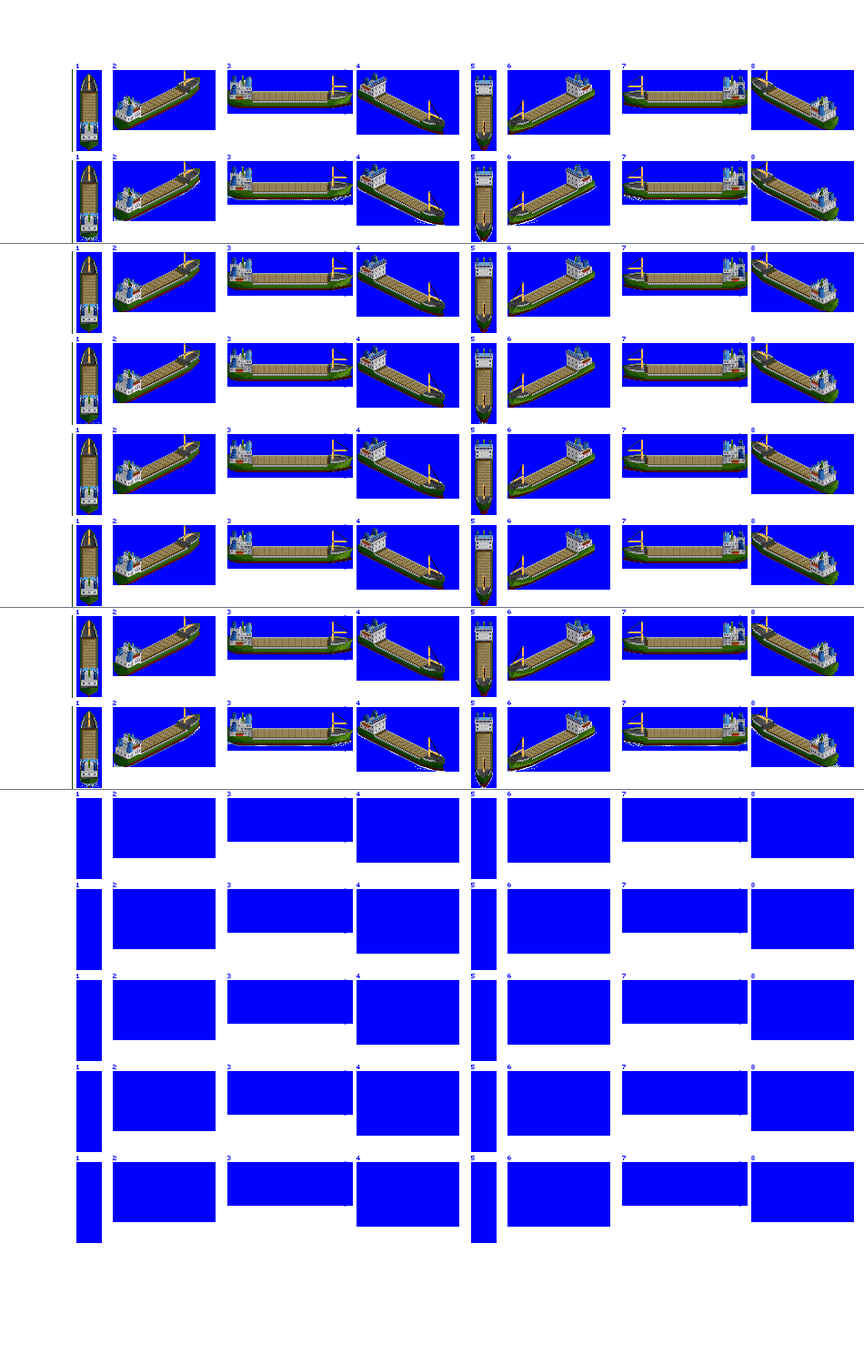
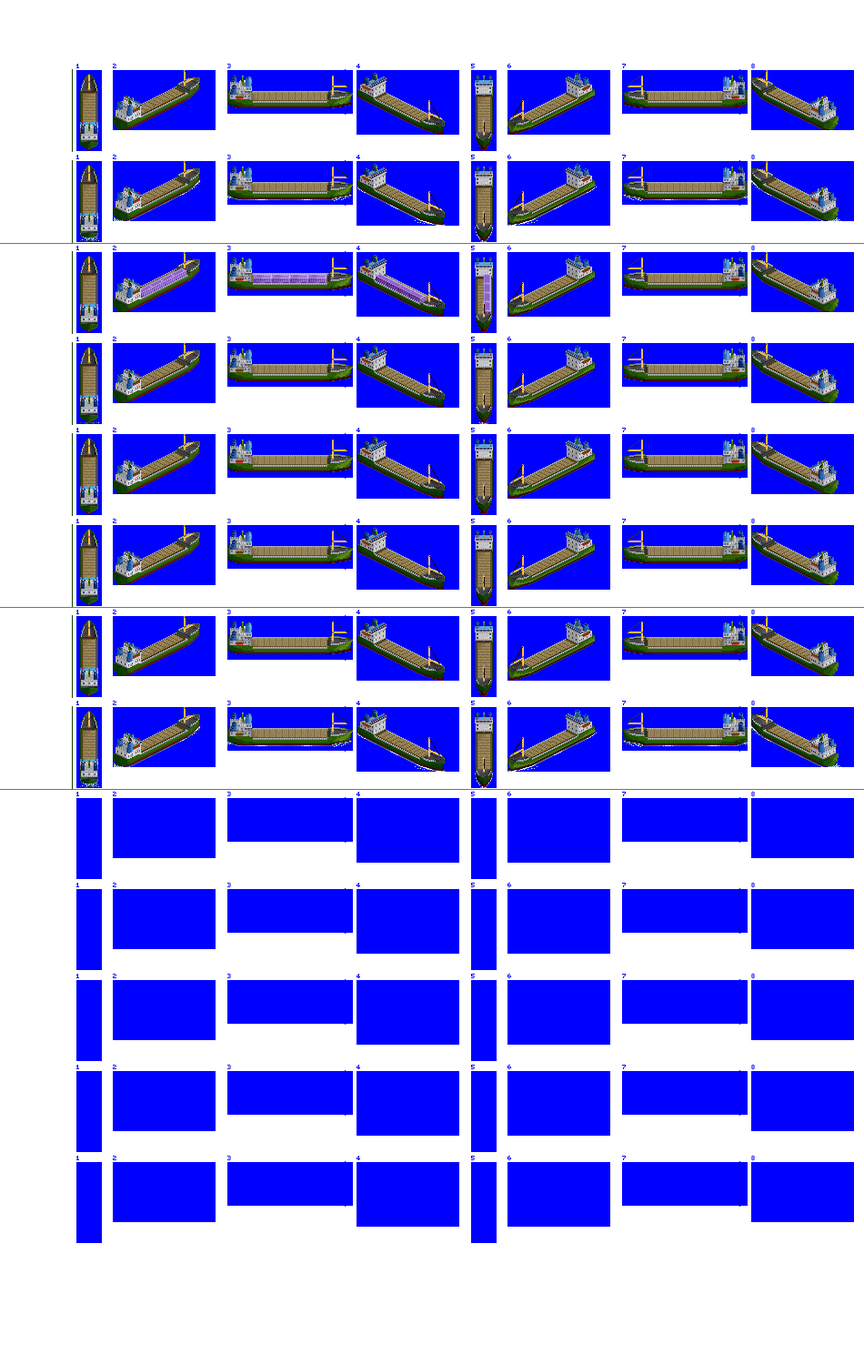
Two versions of the same layered image (864px x 1365px). Layer-by-layer changes:
added layer "containers" above "feeder" over [141, 268, 492, 314]
